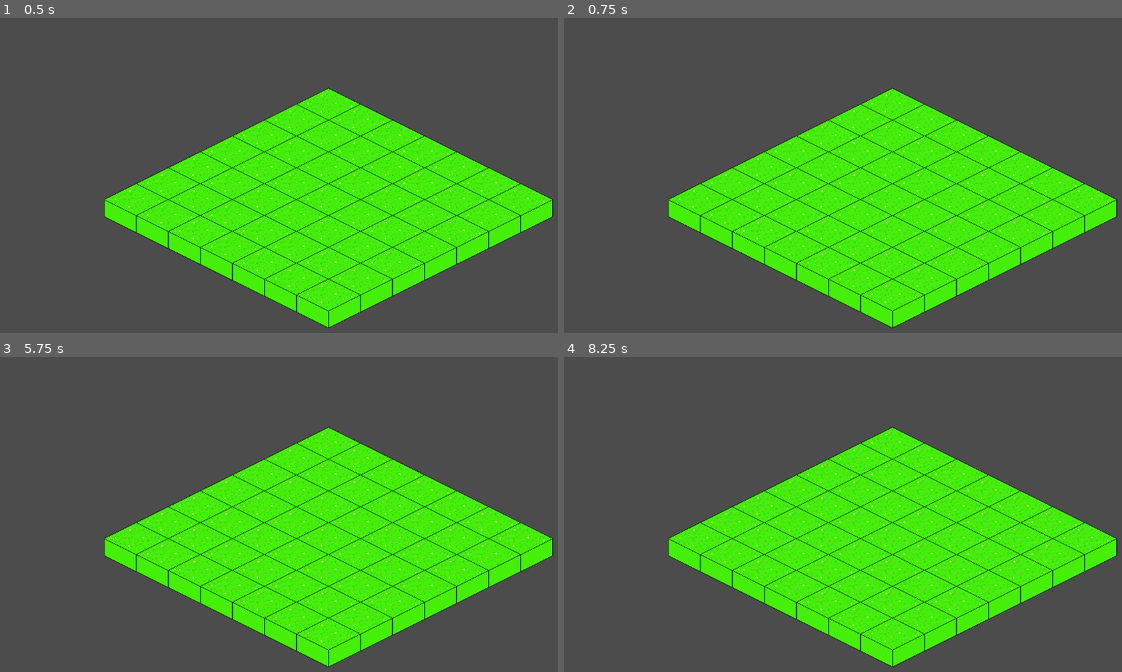
Above: before the commit, frames 1-4 (two rows, left to right).
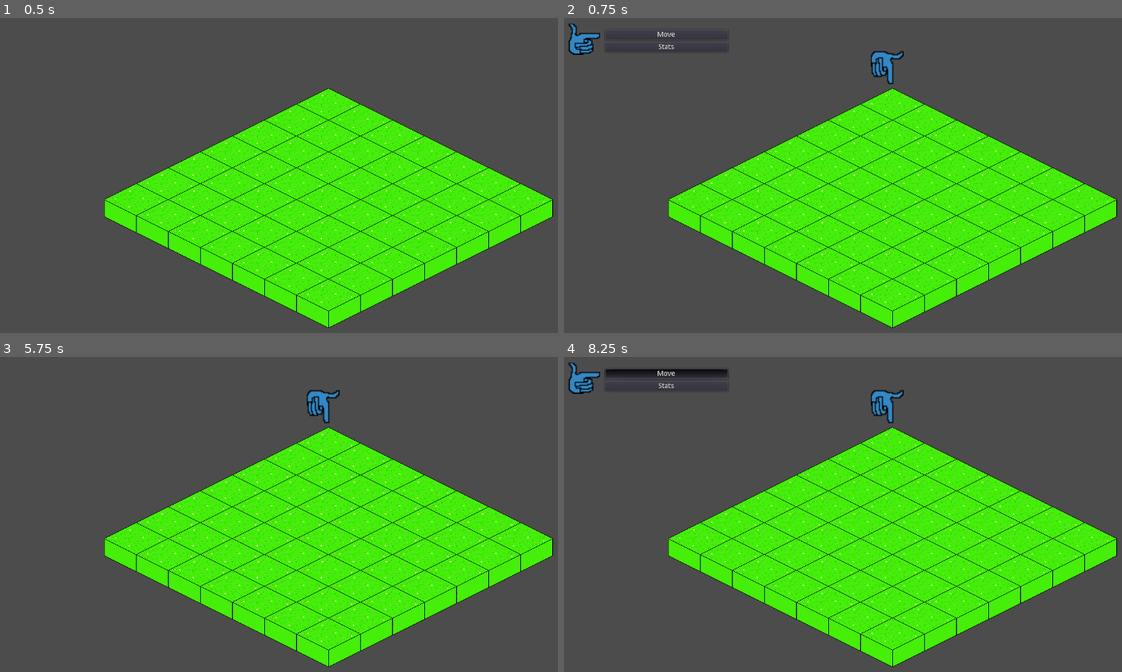
Above: after the commit, the same moments.

Repository: miishin/miipd
Game: Godot game, scene res://assets/scenes/7x7_board.tscn
Two runs of this game, one before a commit and one after it. Both use one fixed random seed, a clock stepped at 60 frames per second and the inputs below. This scene is started directly instead of the project's main scene.
Inputs (mouse positions are in pixels of both pictures, inside the frame that each line leads up to):
- Up to frame 1 (0.5 s): no input
- Up to frame 2 (0.75 s): tap Enter at 0.5 s; hold Right (ui_right) from 0.53 s (still down); hold Space (ui_select) from 0.53 s (still down)
- Up to frame 3 (5.75 s): release Right (ui_right) at 1.25 s; release Space (ui_select) at 1.25 s; click (100, 372) at 1.25 s, where only the run after the commit has a clickable "Move"; click (100, 385) at 2 s, where only the run after the commit has a clickable "Stats"; tap Space (ui_select) at 2.75, 2.85, 3.02, 3.32, 4.35, 4.52, 4.82 s; hold Down (ui_down) 2.78-3.53 s; tap Enter at 3.5, 5 s; hold Right (ui_right) 3.53-4.28 s; hold Space (ui_select) 3.53-4.28 s; hold Up (ui_up) 4.28-5.03 s; hold Left (ui_left) from 5.03 s (still down); hold Space (ui_select) from 5.03 s (still down); tap Escape (ui_cancel) at 5.65 s
- Up to frame 4 (8.25 s): release Space (ui_select) at 5.78 s; tap Space (ui_select) at 5.85, 6.02, 6.32, 6.5, 7.35, 7.52, 7.82 s; release Left (ui_left) at 6.53 s; hold Down (ui_down) 6.53-7.28 s; hold Space (ui_select) 6.53-7.28 s; hold Right (ui_right) 7.28-8.03 s; hold Up (ui_up) from 8.03 s (still down); hold Space (ui_select) from 8.03 s (still down)

Frame 1 is identical in both runs. In frame 2, 0.9% of the frame differs, in the area x 0-61%, y 1-22%; in frame 3, 0.4%; in frame 4, 1.4%.

Commit message:
add cursor to board

Diff:
--- a/assets/scenes/7x7_board.tscn
+++ b/assets/scenes/7x7_board.tscn
@@ -1,8 +1,45 @@
-[gd_scene load_steps=3 format=2]
+[gd_scene load_steps=6 format=2]
 
 [ext_resource path="res://assets/scripts/7x7_board.gd" type="Script" id=1]
 [ext_resource path="res://assets/scenes/board.tscn" type="PackedScene" id=2]
+[ext_resource path="res://assets/scenes/cursor_menu.tscn" type="PackedScene" id=3]
+[ext_resource path="res://assets/scenes/unit.tscn" type="PackedScene" id=4]
+[ext_resource path="res://assets/graphics/sprites/cursor.png" type="Texture" id=5]
 
 [node name="Node2D" instance=ExtResource( 2 )]
 position = Vector2( 640, 0 )
 script = ExtResource( 1 )
+
+[node name="Menu" parent="." index="0" instance=ExtResource( 3 )]
+visible = false
+margin_left = -632.0
+margin_top = 16.0
+margin_right = -632.0
+margin_bottom = 16.0
+
+[node name="Move" type="Button" parent="Menu" index="2"]
+margin_left = 80.0
+margin_top = 8.0
+margin_right = 256.0
+margin_bottom = 28.0
+text = "Move"
+__meta__ = {
+"_edit_use_anchors_": false
+}
+
+[node name="Stats" type="Button" parent="Menu" index="3"]
+margin_left = 80.0
+margin_top = 32.0
+margin_right = 256.0
+margin_bottom = 52.0
+text = "Stats"
+
+[node name="Hamster" parent="." index="1" instance=ExtResource( 4 )]
+z_index = 1
+
+[node name="Cursor" type="Sprite" parent="." index="2"]
+visible = false
+rotation = 1.56742
+scale = Vector2( 2, 2 )
+z_index = 3
+texture = ExtResource( 5 )
--- a/assets/scenes/battle_menu.tscn
+++ /dev/null
@@ -1,26 +0,0 @@
-[gd_scene load_steps=2 format=2]
-
-[ext_resource path="res://assets/scenes/cursor_menu.tscn" type="PackedScene" id=1]
-
-[node name="Control" type="Control"]
-anchor_right = 1.0
-anchor_bottom = 1.0
-__meta__ = {
-"_edit_use_anchors_": false
-}
-
-[node name="Menu" parent="." instance=ExtResource( 1 )]
-
-[node name="Move" type="Button" parent="Menu"]
-margin_left = 72.0
-margin_top = 198.0
-margin_right = 203.0
-margin_bottom = 218.0
-text = "Move"
-
-[node name="Stats" type="Button" parent="Menu"]
-margin_left = 72.0
-margin_top = 228.0
-margin_right = 203.0
-margin_bottom = 248.0
-text = "Stats"
--- a/assets/scripts/7x7_board.gd
+++ b/assets/scripts/7x7_board.gd
@@ -1,7 +1,8 @@
 extends "res://assets/scripts/board.gd"
 
 var tile_file = preload("res://assets/scenes/tile.tscn")
-
+var cursor_pos = Vector2(0, 0)
+var unit_pos = Vector2(0, 0)
 
 # Called when the node enters the scene tree for the first time.
 func _ready():
@@ -17,6 +18,52 @@
 			tile.position = Vector2(tile_position[0], tile_position[1])
 			tiles.append(tile)
 			add_child(tile)
+	tile_position = convert_coordinate(0, 0)
+	$Hamster.position = Vector2(tile_position[0], tile_position[1])
+
 # Called every frame. 'delta' is the elapsed time since the previous frame.
 #func _process(delta):
 #	pass
+
+func _input(event):
+	if event.is_action_pressed("ui_select"):
+		$Menu.buttons[0].grab_focus()
+		$Menu.current_selection = 0
+		$Menu._move_cursor()
+		$Menu.show()
+		return
+	if event.is_action_pressed("ui_cancel"):
+		$Menu.hide()
+		return
+
+	if $Menu.is_visible():
+		return
+	var dx = 0
+	var dy = 0
+	if Input.is_action_just_pressed("ui_right"):
+		dx += 1
+	if Input.is_action_just_pressed("ui_left"):
+		dx -= 1
+	if Input.is_action_just_pressed("ui_up"):
+		dy -= 1
+	if Input.is_action_just_pressed("ui_down"):
+		dy += 1
+
+	if (dx != 0 or dy != 0) and not $Cursor.is_visible():
+		place_cursor(true)
+		return
+	cursor_pos.x = (int(cursor_pos.x) + dx + 7) % 7
+	cursor_pos.y = (int(cursor_pos.y) + dy + 7) % 7
+	place_cursor()
+
+
+func place_cursor(show = false):
+	var tile_position = convert_coordinate(cursor_pos.x, cursor_pos.y)
+	$Cursor.position = Vector2(tile_position[0], tile_position[1])
+	$Cursor.position.y -= 50
+	$Cursor.position.x -= 10
+	if show:
+		$Cursor.show()
+
+func _on_move_button_down():
+	print("i'm moving")
--- a/assets/scripts/cursor_menu.gd
+++ b/assets/scripts/cursor_menu.gd
@@ -4,8 +4,6 @@
 var current_selection = 0
 
 func _ready():
-	for child in $VBoxContainer.get_children():
-		buttons.append(child)
 	for child in get_children():
 		if child is Button:
 			remove_child(child)
@@ -16,10 +14,13 @@
 
 
 func _input(event):
-	if event.is_action_pressed("ui_down") or event.is_action_pressed("ui_up"):
-		var dir = int(Input.get_action_strength("ui_down") - Input.get_action_strength("ui_up"))
-		current_selection = (current_selection + dir + len(buttons)) % len(buttons)
-		_move_cursor()
+	var dir = 0
+	if Input.is_action_just_pressed("ui_down"):
+		dir += 1
+	if Input.is_action_just_pressed("ui_up"):
+		dir -= 1
+	current_selection = (current_selection + dir + len(buttons)) % len(buttons)
+	_move_cursor()
 
 
 func _move_cursor():
Not shown, removed: assets/graphics/sprites/x.txt
Not shown, removed: assets/scenes/x.txt
